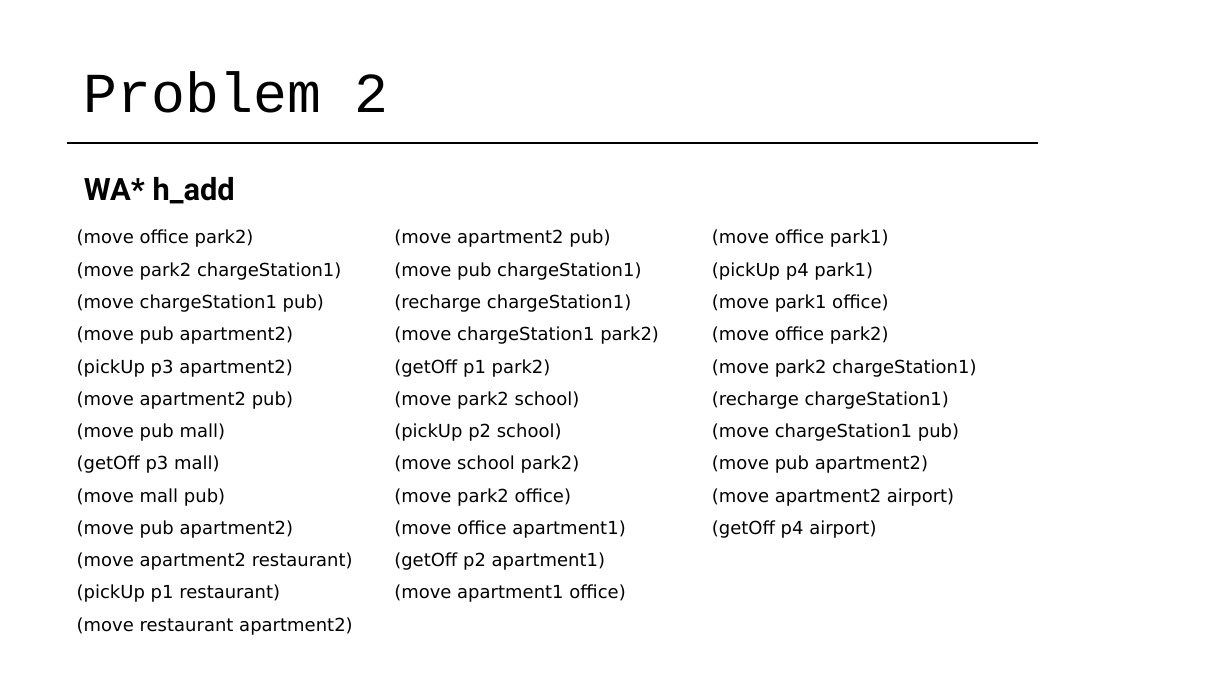
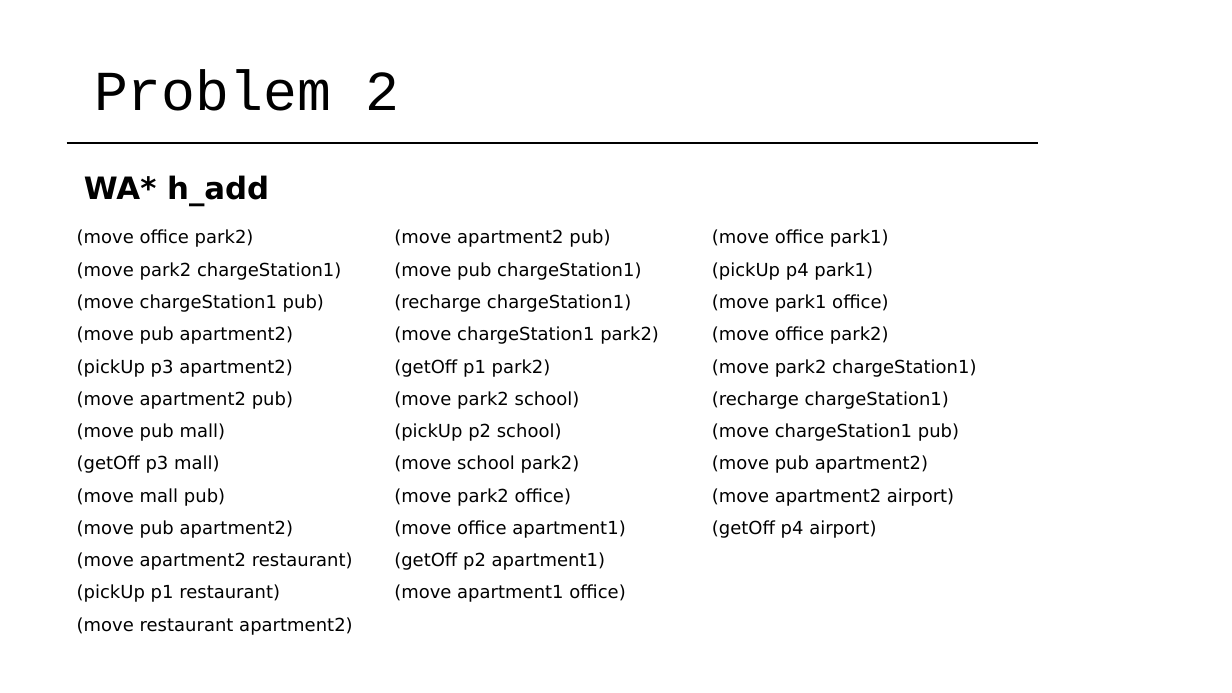
Before and after one commit to serenaragaglia/taxi_planning, a slide deck: slide 16 of documents/planning.pptx (slide 15 before the commit). Drawn at 1232x693 pixels with LibreOffice and Linux fonts; fonts in the diff are those of the drawing. Boxes give left, top, right and bottom in pixels: in the first picture for what was removed or moved away, otherwise in the second. Text is boxed around its words. In the diff, an @@ line names an element or a change of style, - is before the commit and + after.

```diff
--- a/documents/planning.pptx
+++ b/documents/planning.pptx
@@ title "Problem 2": place and size @@
-title "Problem 2" at [84, 72, 389, 113]
+title "Problem 2" at [94, 70, 399, 111]
@@ text "WA* h_add" at [84, 175, 269, 206]: font Roboto to DejaVu Sans; line spacing 0.8 to 0.9 @@
```
Also in this commit, not shown: 6 other slides changed, 1 slide added, 1 other file.
